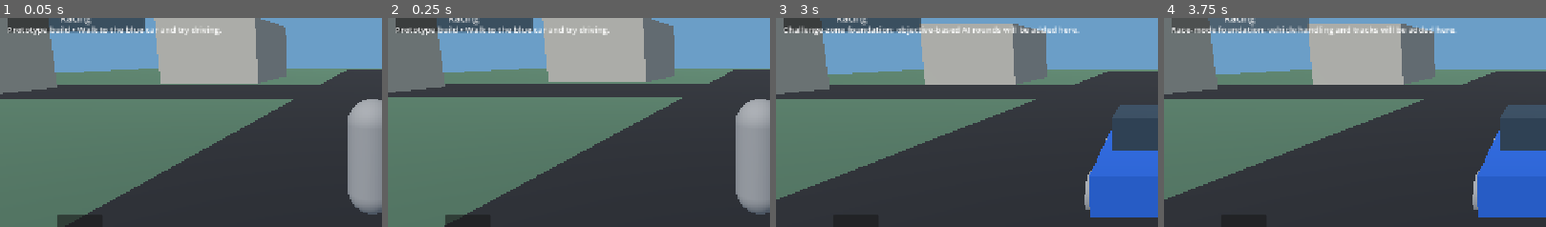
Above: before the commit, frames 1-4 (left to right).
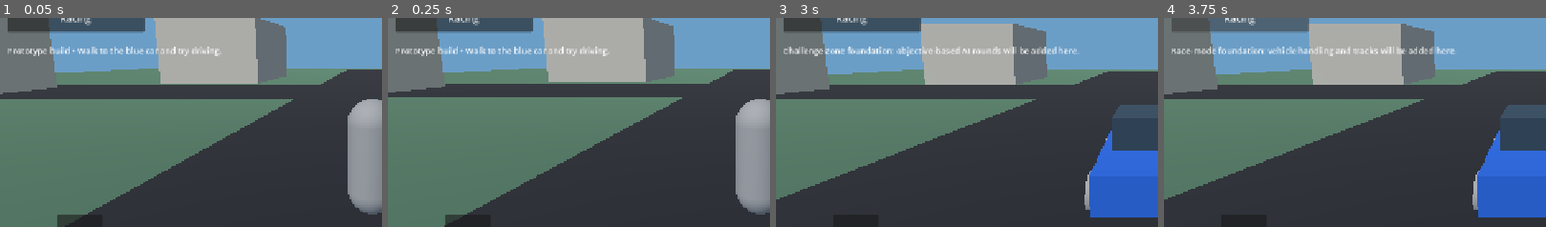
Above: after the commit, the same moments.

Repository: newgenerationnetwork617-ops/one-man-squad
Game: Godot game, scene res://scenes/main.tscn
Two runs of this game, one before a commit and one after it. Both use one fixed random seed, a clock stepped at 60 frames per second and the inputs below.
Inputs:
- Up to frame 1 (0.05 s): no input
- Up to frame 2 (0.25 s): no input
- Up to frame 3 (3 s): click "Adventure" at 0.5 s; click "Adventure" at 1.25 s; click "ENTER CAR" at 2 s; click "Competition" at 2.75 s
- Up to frame 4 (3.75 s): click "Racing" at 3.5 s
The pictures show only the part of the screen within x 1-51%, y 32-82%; the shares and areas given below are measured in that part.

The runs differ from the first frame. In frame 1, 1.9% of the frame differs, in the area x 2-58%, y 3-19%; in frame 2, 1.9%; in frame 3, 2.8%, in the area x 2-80%, y 3-19%; in frame 4, 2.7%.

Commit message:
Space prototype status text below activity menu

Diff:
--- a/scripts/main.gd
+++ b/scripts/main.gd
@@ -126,7 +126,7 @@
 
 	status_label = Label.new()
 	status_label.text = "Prototype build • Walk to the blue car and try driving."
-	status_label.position = Vector2(28, 250)
+	status_label.position = Vector2(28, 285)
 	status_label.add_theme_font_size_override("font_size", 14)
 	status_label.add_theme_color_override("font_color", Color.WHITE)
 	root.add_child(status_label)
